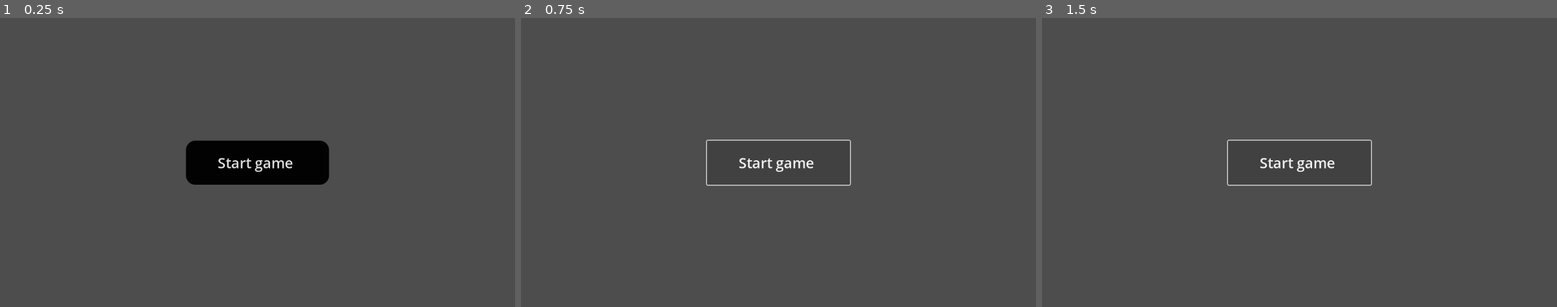
Above: before the commit, frames 1-3 (left to right).
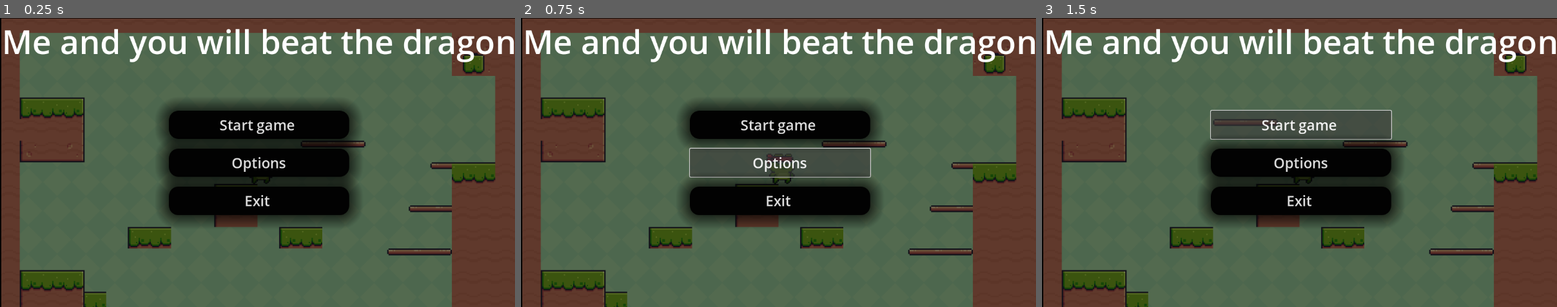
Above: after the commit, the same moments.

Repository: Dark-sudarh/Stop-Bullying
Game: Godot game, scene res://meuneo.tscn
The game is run twice, just before and just after one commit, with the same random seed, the same clock (stepped at 60 frames per second) and the same inputs. This scene is started directly instead of the project's main scene.
Inputs (mouse positions are in pixels of both pictures, inside the frame that each line leads up to):
- Up to frame 1 (0.25 s): no input
- Up to frame 2 (0.75 s): click (778, 162) at 0.5 s, where only the run after the commit has a clickable "Options"
- Up to frame 3 (1.5 s): click "Start game" at 1.25 s

The runs differ from the first frame. In frame 1, 94% of the frame differs, in the area x 0-100%, y 0-100%; in frame 2, 93%; in frame 3, 94%.

Commit message:
version 1.0.4

Diff:
--- a/version-1/main.tscn
+++ b/version-1/main.tscn
@@ -1,8 +1,9 @@
-[gd_scene load_steps=6 format=3 uid="uid://b6tnp65tupseg"]
+[gd_scene load_steps=25 format=3 uid="uid://b6tnp65tupseg"]
 
 [ext_resource type="Texture2D" uid="uid://su370i3d72lh" path="res://Free/Background/Green.png" id="1_0xm2m"]
 [ext_resource type="Texture2D" uid="uid://3q460kemfb7q" path="res://Free/Terrain/Terrain (16x16).png" id="2_h2yge"]
 [ext_resource type="PackedScene" uid="uid://dgql1xot6pi6e" path="res://main.charavter.tscn" id="3_h2yge"]
+[ext_resource type="Texture2D" uid="uid://b3c0po10re180" path="res://Free/Items/Fruits/Cherries.png" id="4_1bvp3"]
 
 [sub_resource type="TileSetAtlasSource" id="TileSetAtlasSource_1bvp3"]
 texture = ExtResource("2_h2yge")
@@ -299,6 +300,133 @@
 physics_layer_0/collision_layer = 1
 sources/0 = SubResource("TileSetAtlasSource_1bvp3")
 
+[sub_resource type="AtlasTexture" id="AtlasTexture_lquwl"]
+atlas = ExtResource("4_1bvp3")
+region = Rect2(0, 0, 32, 32)
+
+[sub_resource type="AtlasTexture" id="AtlasTexture_7mycd"]
+atlas = ExtResource("4_1bvp3")
+region = Rect2(32, 0, 32, 32)
+
+[sub_resource type="AtlasTexture" id="AtlasTexture_272bh"]
+atlas = ExtResource("4_1bvp3")
+region = Rect2(64, 0, 32, 32)
+
+[sub_resource type="AtlasTexture" id="AtlasTexture_5vw27"]
+atlas = ExtResource("4_1bvp3")
+region = Rect2(96, 0, 32, 32)
+
+[sub_resource type="AtlasTexture" id="AtlasTexture_kek77"]
+atlas = ExtResource("4_1bvp3")
+region = Rect2(128, 0, 32, 32)
+
+[sub_resource type="AtlasTexture" id="AtlasTexture_4c57u"]
+atlas = ExtResource("4_1bvp3")
+region = Rect2(160, 0, 32, 32)
+
+[sub_resource type="AtlasTexture" id="AtlasTexture_efxa6"]
+atlas = ExtResource("4_1bvp3")
+region = Rect2(192, 0, 32, 32)
+
+[sub_resource type="AtlasTexture" id="AtlasTexture_dg77c"]
+atlas = ExtResource("4_1bvp3")
+region = Rect2(224, 0, 32, 32)
+
+[sub_resource type="AtlasTexture" id="AtlasTexture_ycdy4"]
+atlas = ExtResource("4_1bvp3")
+region = Rect2(256, 0, 32, 32)
+
+[sub_resource type="AtlasTexture" id="AtlasTexture_w48qg"]
+atlas = ExtResource("4_1bvp3")
+region = Rect2(288, 0, 32, 32)
+
+[sub_resource type="AtlasTexture" id="AtlasTexture_vivmo"]
+atlas = ExtResource("4_1bvp3")
+region = Rect2(320, 0, 32, 32)
+
+[sub_resource type="AtlasTexture" id="AtlasTexture_2cqfq"]
+atlas = ExtResource("4_1bvp3")
+region = Rect2(352, 0, 32, 32)
+
+[sub_resource type="AtlasTexture" id="AtlasTexture_yaehf"]
+atlas = ExtResource("4_1bvp3")
+region = Rect2(384, 0, 32, 32)
+
+[sub_resource type="AtlasTexture" id="AtlasTexture_074og"]
+atlas = ExtResource("4_1bvp3")
+region = Rect2(416, 0, 32, 32)
+
+[sub_resource type="AtlasTexture" id="AtlasTexture_cegan"]
+atlas = ExtResource("4_1bvp3")
+region = Rect2(448, 0, 32, 32)
+
+[sub_resource type="AtlasTexture" id="AtlasTexture_82xsv"]
+atlas = ExtResource("4_1bvp3")
+region = Rect2(480, 0, 32, 32)
+
+[sub_resource type="AtlasTexture" id="AtlasTexture_getpj"]
+atlas = ExtResource("4_1bvp3")
+region = Rect2(512, 0, 32, 32)
+
+[sub_resource type="SpriteFrames" id="SpriteFrames_ryguw"]
+animations = [{
+"frames": [{
+"duration": 1.0,
+"texture": SubResource("AtlasTexture_lquwl")
+}, {
+"duration": 1.0,
+"texture": SubResource("AtlasTexture_7mycd")
+}, {
+"duration": 1.0,
+"texture": SubResource("AtlasTexture_272bh")
+}, {
+"duration": 1.0,
+"texture": SubResource("AtlasTexture_5vw27")
+}, {
+"duration": 1.0,
+"texture": SubResource("AtlasTexture_kek77")
+}, {
+"duration": 1.0,
+"texture": SubResource("AtlasTexture_4c57u")
+}, {
+"duration": 1.0,
+"texture": SubResource("AtlasTexture_efxa6")
+}, {
+"duration": 1.0,
+"texture": SubResource("AtlasTexture_dg77c")
+}, {
+"duration": 1.0,
+"texture": SubResource("AtlasTexture_ycdy4")
+}, {
+"duration": 1.0,
+"texture": SubResource("AtlasTexture_w48qg")
+}, {
+"duration": 1.0,
+"texture": SubResource("AtlasTexture_vivmo")
+}, {
+"duration": 1.0,
+"texture": SubResource("AtlasTexture_2cqfq")
+}, {
+"duration": 1.0,
+"texture": SubResource("AtlasTexture_yaehf")
+}, {
+"duration": 1.0,
+"texture": SubResource("AtlasTexture_074og")
+}, {
+"duration": 1.0,
+"texture": SubResource("AtlasTexture_cegan")
+}, {
+"duration": 1.0,
+"texture": SubResource("AtlasTexture_82xsv")
+}, {
+"duration": 1.0,
+"texture": SubResource("AtlasTexture_getpj")
+}],
+"loop": true,
+"name": &"cherries",
+"speed": 36.0
+}]
+
 [node name="Node" type="Node"]
 
 [node name="TextureRect" type="TextureRect" parent="."]
@@ -326,3 +454,19 @@
 position = Vector2(97, 484)
 
 [node name="Camera2D" type="Camera2D" parent="CharacterBody2D"]
+limit_left = -7000000
+limit_top = -7000000
+limit_right = 7000000
+limit_bottom = 7000000
+limit_smoothed = true
+
+[node name="Area2D" type="Area2D" parent="."]
+
+[node name="AnimatedSprite2D" type="AnimatedSprite2D" parent="Area2D"]
+texture_filter = 1
+position = Vector2(23, 19.5)
+scale = Vector2(2.4375, 2.21875)
+sprite_frames = SubResource("SpriteFrames_ryguw")
+animation = &"cherries"
+autoplay = "cherries"
+frame_progress = 0.286158
--- /dev/null
+++ b/version-1/meuneo.gd
@@ -0,0 +1,23 @@
+extends Control
+
+
+# Called when the node enters the scene tree for the first time.
+func _ready() -> void:
+	pass # Replace with function body.
+
+
+# Called every frame. 'delta' is the elapsed time since the previous frame.
+func _process(delta: float) -> void:
+	pass
+
+
+func _on_start_pressed() -> void:
+	print("start pressed")
+
+
+func _on_setting_pressed() -> void:
+	print("setting pressed")
+
+
+func _on_exit_pressed() -> void:
+	print("exit pressed")
--- a/version-1/meuneo.tscn
+++ b/version-1/meuneo.tscn
@@ -1,4 +1,11 @@
-[gd_scene load_steps=2 format=3 uid="uid://crovtohl1556y"]
+[gd_scene load_steps=5 format=3 uid="uid://crovtohl1556y"]
+
+[ext_resource type="Script" uid="uid://betq7ew4g12bj" path="res://meuneo.gd" id="1_e88qd"]
+[ext_resource type="Texture2D" uid="uid://doswo1hgko75h" path="res://pppyhgtkfmjknjkgbfbhghgn.png" id="1_ku4wu"]
+
+[sub_resource type="StyleBoxTexture" id="StyleBoxTexture_jfxks"]
+texture = ExtResource("1_ku4wu")
+modulate_color = Color(0.521141, 0.521141, 0.52114, 1)
 
 [sub_resource type="StyleBoxFlat" id="StyleBoxFlat_jfxks"]
 bg_color = Color(0.00820202, 0.00820203, 0.00820202, 1)
@@ -6,28 +13,78 @@
 corner_radius_top_right = 21
 corner_radius_bottom_right = 21
 corner_radius_bottom_left = 21
+shadow_size = 32
 
 [node name="Meuneo" type="Control"]
 layout_mode = 3
 anchors_preset = 15
 anchor_right = 1.0
 anchor_bottom = 1.0
+offset_left = 3.0
+offset_top = 1.0
+offset_right = 3.0
+offset_bottom = 1.0
 grow_horizontal = 2
 grow_vertical = 2
+script = ExtResource("1_e88qd")
 
-[node name="Button" type="Button" parent="."]
+[node name="Panel" type="Panel" parent="."]
+layout_mode = 1
+anchors_preset = 15
+anchor_right = 1.0
+anchor_bottom = 1.0
+grow_horizontal = 2
+grow_vertical = 2
+theme_override_styles/panel = SubResource("StyleBoxTexture_jfxks")
+
+[node name="VBoxContainer" type="VBoxContainer" parent="."]
 layout_mode = 1
 anchors_preset = 8
 anchor_left = 0.5
 anchor_top = 0.5
 anchor_right = 0.5
 anchor_bottom = 0.5
-offset_left = -160.0
-offset_top = -49.5
-offset_right = 160.0
-offset_bottom = 49.5
+offset_left = -201.5
+offset_top = -117.0
+offset_right = 201.5
+offset_bottom = 117.0
 grow_horizontal = 2
 grow_vertical = 2
+theme_override_constants/separation = 22
+
+[node name="Button" type="Button" parent="VBoxContainer"]
+layout_mode = 2
+size_flags_vertical = 3
 theme_override_font_sizes/font_size = 32
 theme_override_styles/normal = SubResource("StyleBoxFlat_jfxks")
 text = "Start game "
+
+[node name="Button2" type="Button" parent="VBoxContainer"]
+layout_mode = 2
+size_flags_vertical = 3
+theme_override_font_sizes/font_size = 32
+theme_override_styles/normal = SubResource("StyleBoxFlat_jfxks")
+text = "Options"
+
+[node name="Button3" type="Button" parent="VBoxContainer"]
+layout_mode = 2
+size_flags_vertical = 3
+theme_override_font_sizes/font_size = 32
+theme_override_styles/normal = SubResource("StyleBoxFlat_jfxks")
+text = "Exit "
+
+[node name="Label" type="Label" parent="."]
+layout_mode = 1
+anchors_preset = 5
+anchor_left = 0.5
+anchor_right = 0.5
+offset_left = -575.5
+offset_right = 575.5
+offset_bottom = 159.0
+grow_horizontal = 2
+theme_override_font_sizes/font_size = 74
+text = "Me and you will beat the dragon"
+
+[connection signal="pressed" from="VBoxContainer/Button" to="." method="_on_start_pressed"]
+[connection signal="pressed" from="VBoxContainer/Button2" to="." method="_on_setting_pressed"]
+[connection signal="pressed" from="VBoxContainer/Button3" to="." method="_on_exit_pressed"]
--- a/version-1/project.godot
+++ b/version-1/project.godot
@@ -41,3 +41,4 @@
 
 renderer/rendering_method="gl_compatibility"
 renderer/rendering_method.mobile="gl_compatibility"
+environment/defaults/default_clear_color=Color(0, 0, 0, 1)
Binary file added: version-1/Free/Enemies/AngryPig/Hit 1 (36x30).png
Not shown, added: version-1/Free/Enemies/AngryPig/Hit 1 (36x30).png.import
Binary file added: version-1/Free/Enemies/AngryPig/Hit 2 (36x30).png
Not shown, added: version-1/Free/Enemies/AngryPig/Hit 2 (36x30).png.import
Binary file added: version-1/Free/Enemies/AngryPig/Idle (36x30).png
Not shown, added: version-1/Free/Enemies/AngryPig/Idle (36x30).png.import
Binary file added: version-1/Free/Enemies/AngryPig/Run (36x30).png
Not shown, added: version-1/Free/Enemies/AngryPig/Run (36x30).png.import
Binary file added: version-1/Free/Enemies/AngryPig/Walk (36x30).png
Not shown, added: version-1/Free/Enemies/AngryPig/Walk (36x30).png.import
Binary file added: version-1/Free/Enemies/Bat/Ceiling In (46x30).png
Not shown, added: version-1/Free/Enemies/Bat/Ceiling In (46x30).png.import
(and 574 more such lines)
